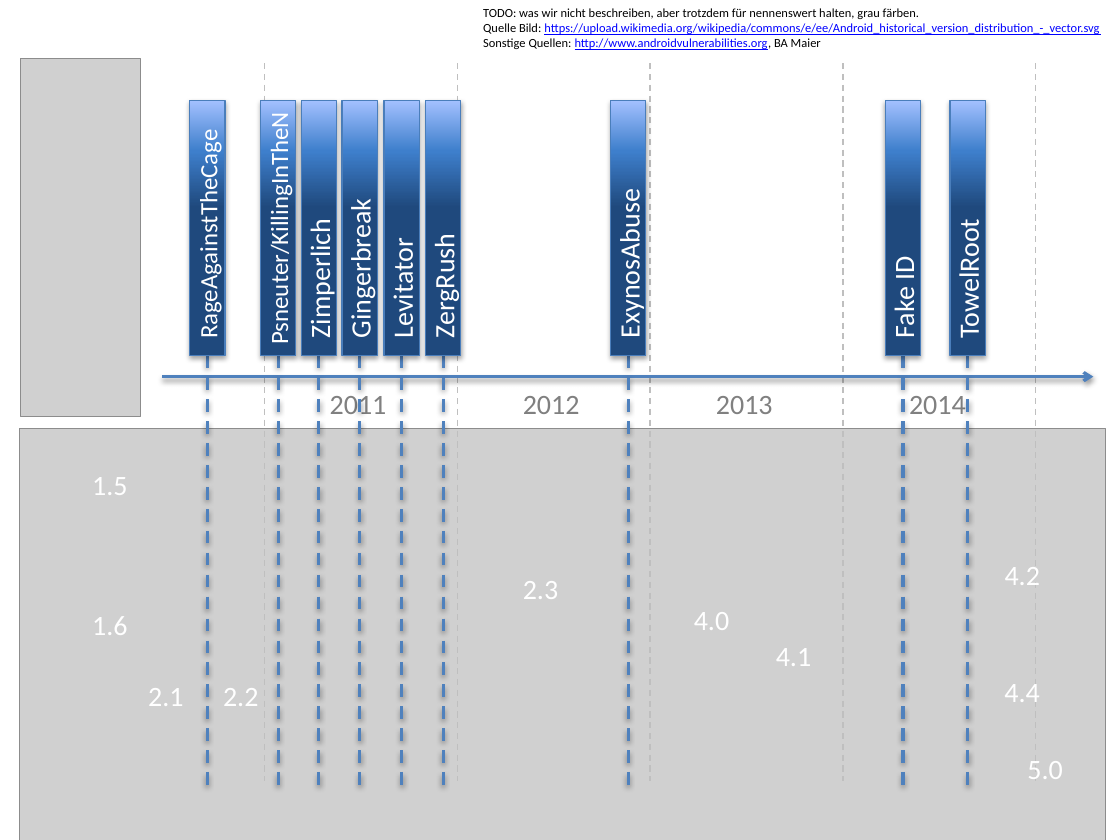
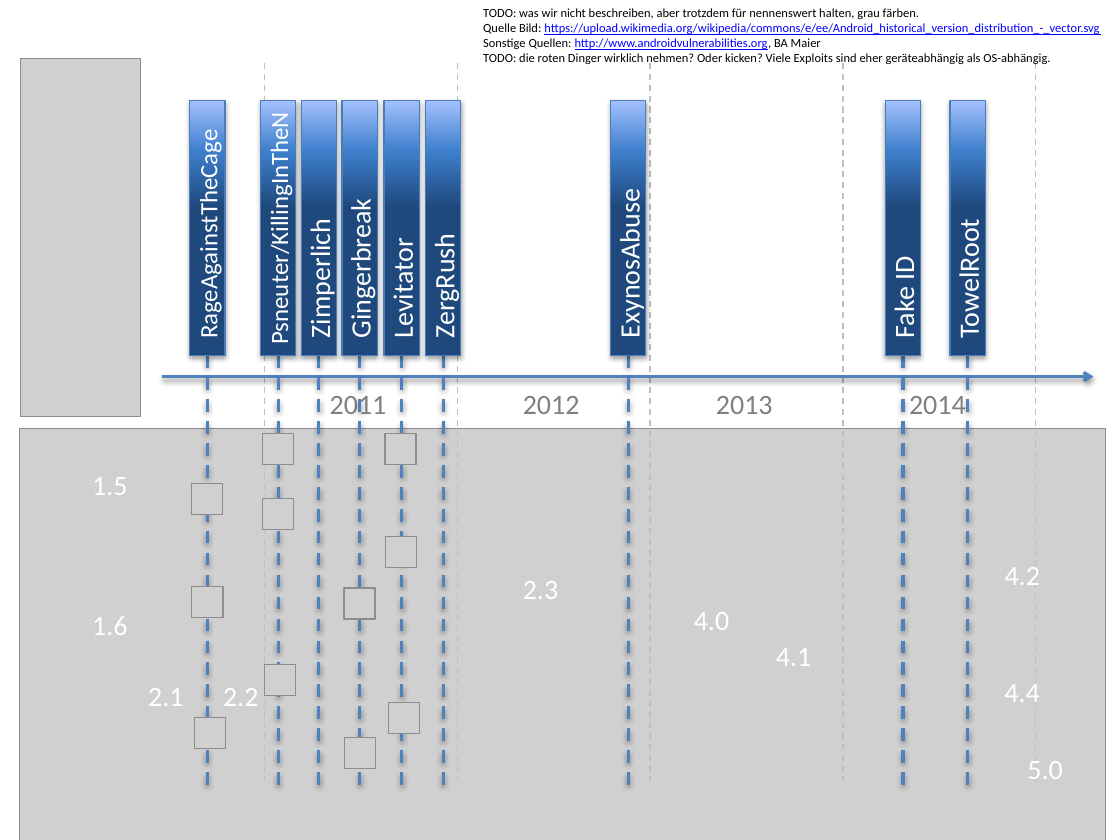
Before and after one commit to grandcat/tum_getin, a slide deck: slide 1 of workshop/ppt/timeline.pptx. Drawn at 1120x840 pixels with LibreOffice and Linux fonts; fonts in the diff are those of the drawing; grey boxes stand for pictures. Boxes give left, top, right and bottom in pixels: in the first picture for what was removed or moved away, otherwise in the second. Text is boxed around its words. In the diff, an @@ line names an element or a change of style, - is before the commit and + after.

Commit message:
affected marks

```diff
--- a/workshop/ppt/timeline.pptx
+++ b/workshop/ppt/timeline.pptx
@@ text at (483,53,1050,66): paragraph added @@
+TODO: die roten Dinger wirklich nehmen? Oder kicken? Viele Exploits sind eher geräteabhängig als OS-abhängig.
@@ picture added at (263,433,295,465) @@
@@ picture added at (385,433,417,465) @@
@@ picture added at (192,483,223,514) @@
@@ picture added at (263,498,295,530) @@
@@ picture added at (385,536,417,568) @@
@@ picture added at (192,586,223,617) @@
@@ picture added at (344,588,375,619) @@
@@ picture added at (264,664,296,696) @@
@@ picture added at (195,718,226,749) @@
@@ picture added at (389,702,420,734) @@
@@ picture added at (344,738,375,769) @@
```
